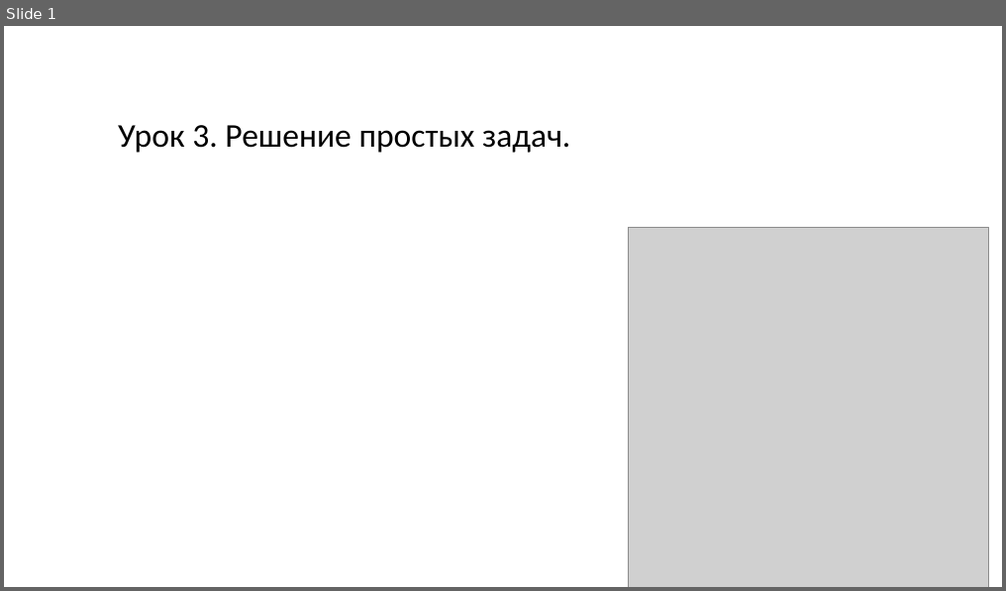
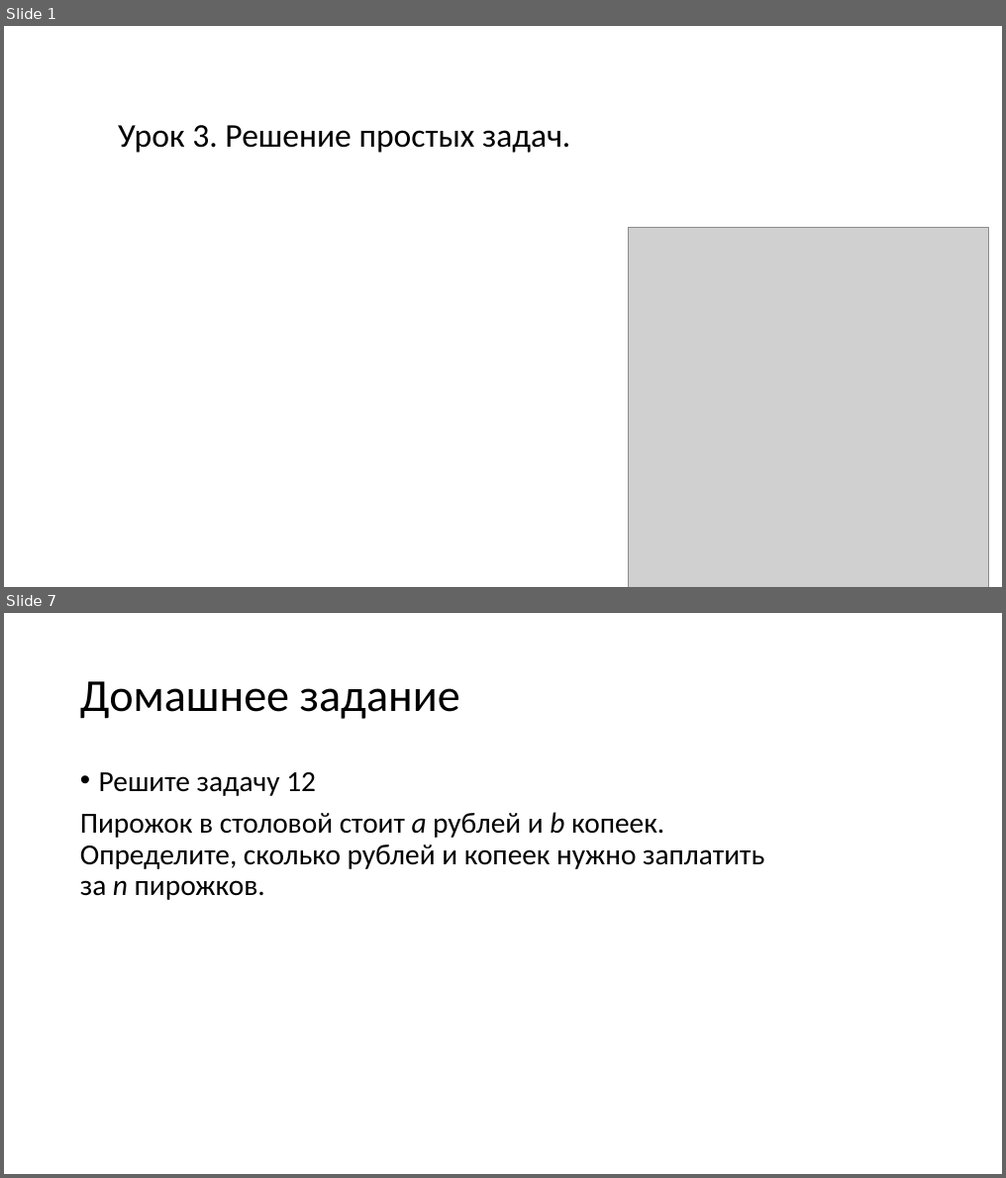
Before and after one commit to Klapeyron5/C-lessons-for-schoolchild-beginners, a slide deck: Урок 3/Урок 3.pptx. Shown one above the other, each under a label of ours: slide 1 before the commit, slides 1 and 7 after it; the slides between them are not shown. The pictures are 1006x591 and 1006x1178 pixels, drawn with LibreOffice and Linux fonts; fonts in the diff are those of the drawing; grey boxes stand for pictures. Boxes give left, top, right and bottom in pixels: in the first picture for what was removed or moved away, otherwise in the second. Text is boxed around its words. In the diff, an @@ line names an element or a change of style, - is before the commit and + after.

```diff
--- a/Урок 3/Урок 3.pptx
+++ b/Урок 3/Урок 3.pptx
@@ slide 7 added at box(4, 613, 1002, 1174), background #FFFFFF @@
@@ title added at box(80, 681, 460, 719), 44 pt, text #000000 @@
+Домашнее задание
@@ text added at box(80, 772, 764, 900), 28 pt, text #000000 @@
+• Решите задачу 12
+Пирожок в столовой стоит a рублей и b копеек.
+Определите, сколько рублей и копеек нужно заплатить за n пирожков.
```
Also in this commit, not shown: 1 slide changed, 4 other slides added, 1 slide removed, 1 other file.
